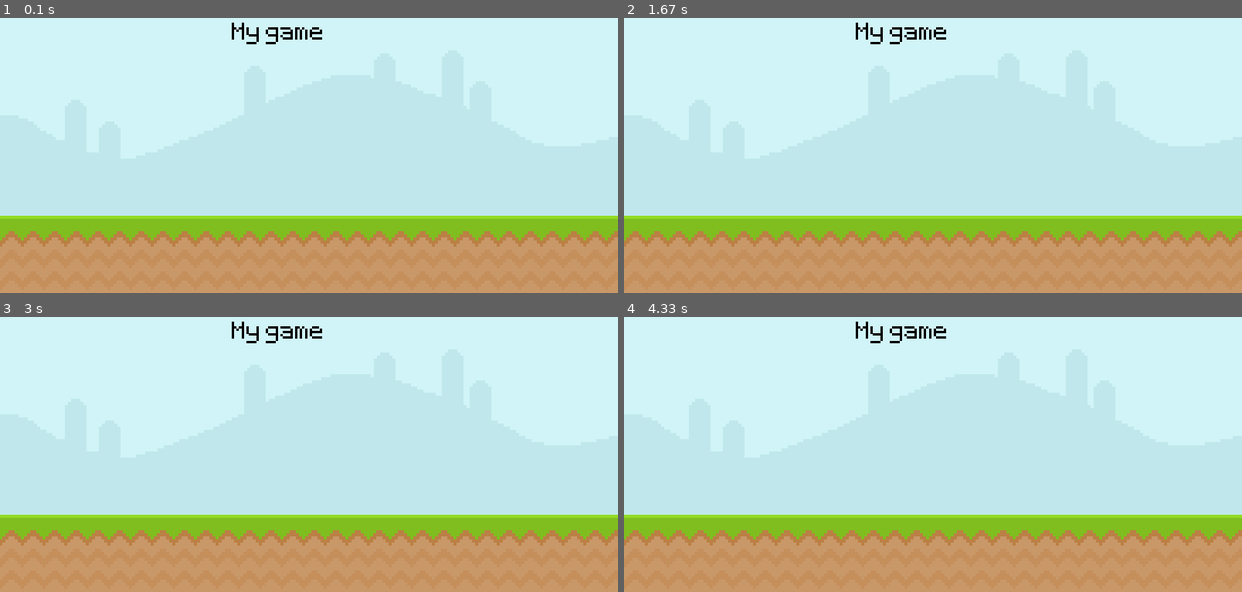
Above: before the commit, frames 1-4 (two rows, left to right).
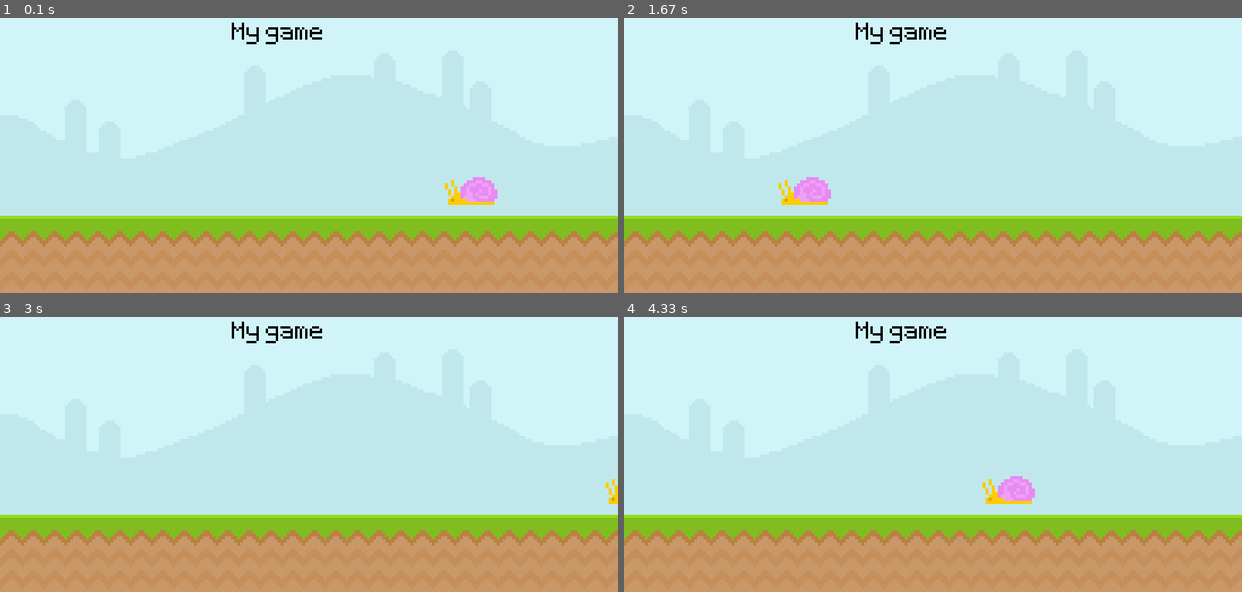
Above: after the commit, the same moments.

Repository: CasacoVermelho/pygame-project01
Game: pygame game, started from main.py
Two runs of this game, one before a commit and one after it. Both use one fixed random seed, a clock stepped at 60 frames per second and the inputs below.
Inputs:
- Up to frame 1 (0.1 s): no input
- Up to frame 2 (1.67 s): no input
- Up to frame 3 (3 s): no input
- Up to frame 4 (4.33 s): no input

The runs differ from the first frame. In frame 1, 0.6% of the frame differs, in the area x 72-81%, y 57-68%; in frame 2, 0.6%; in frame 3, 0.1%; in frame 4, 0.6%.

Commit message:
added moving snail, converted visual assets

Diff:
--- a/main.py
+++ b/main.py
@@ -7,9 +7,12 @@
 clock = pygame.time.Clock()
 test_font = pygame.font.Font('font/Pixeltype.ttf', 50)
 
-sky_surface = pygame.image.load('graphics/Sky.png')
-ground_surface = pygame.image.load('graphics/ground.png')
+sky_surface = pygame.image.load('graphics/Sky.png').convert()
+ground_surface = pygame.image.load('graphics/ground.png').convert()
 text_surface = test_font.render('My game', False, 'Black')
+
+snail_surface = pygame.image.load('graphics/snail/snail1.png').convert_alpha()
+snail_x_pos = 600
 
 while True:
 	for event in pygame.event.get():
@@ -20,6 +23,9 @@
 	screen.blit(sky_surface,(0,0))
 	screen.blit(ground_surface,(0,300))
 	screen.blit(text_surface,(300,50))
+	snail_x_pos -= 4
+	if snail_x_pos < -100: snail_x_pos = 800
+	screen.blit(snail_surface,(snail_x_pos,250))
 
 	pygame.display.update()
 	clock.tick(60)
